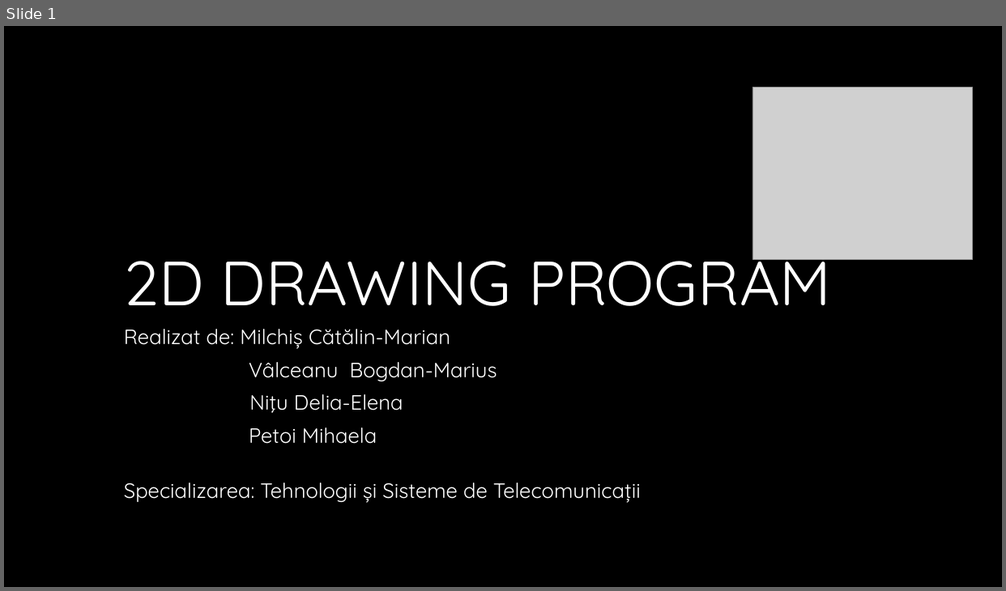
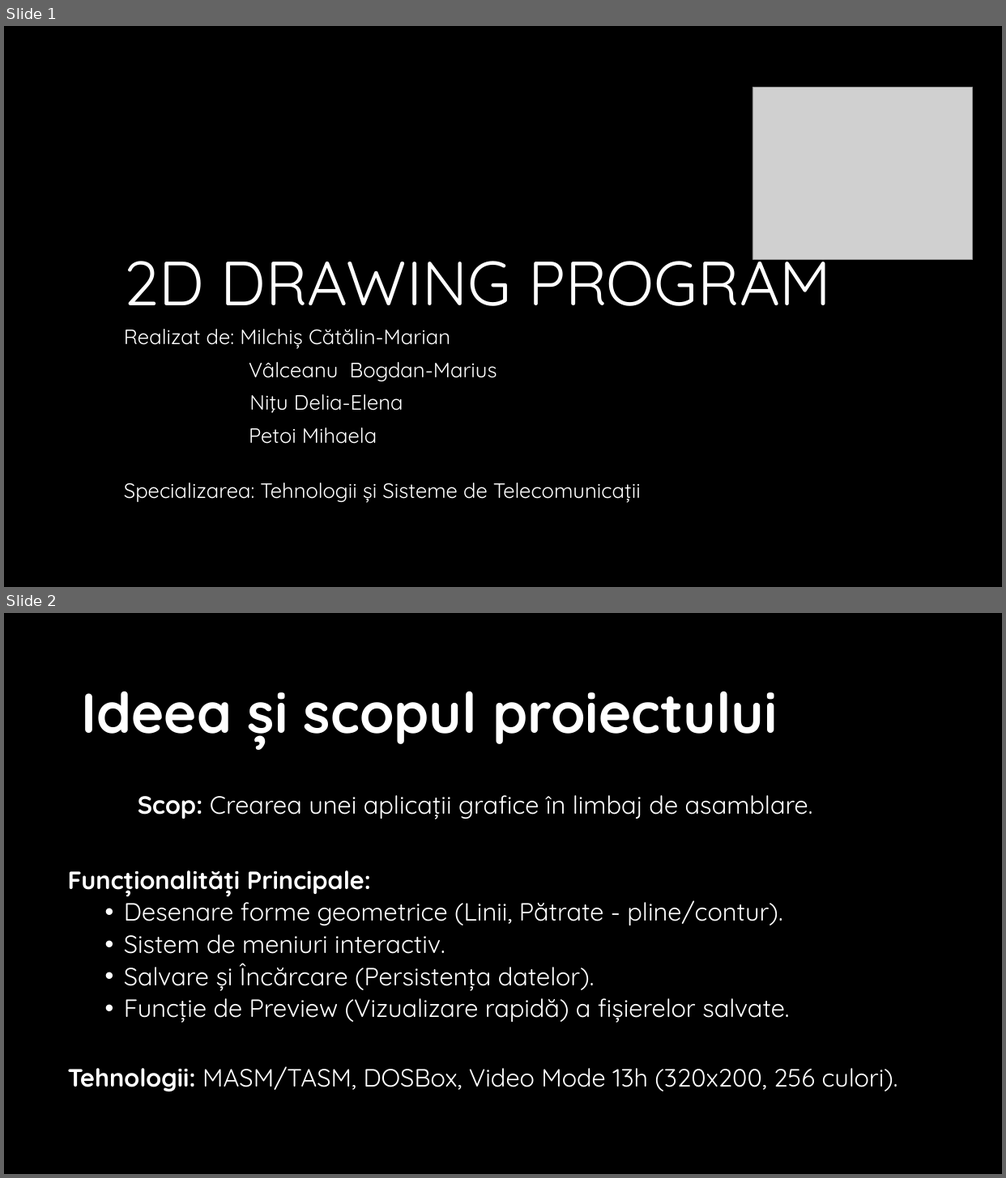
Before and after one commit to DarkSoulEngineer/DOS-X_ASM, a slide deck: docs/Proiect_Mic.pptx. Shown one above the other, each under a label of ours: slide 1 before the commit, slides 1 and 2 after it. The pictures are 1006x591 and 1006x1178 pixels, drawn with LibreOffice and Linux fonts; fonts in the diff are those of the drawing; grey boxes stand for pictures; background and template pictures are left out. Boxes give left, top, right and bottom in pixels: in the first picture for what was removed or moved away, otherwise in the second. Text is boxed around its words. In the diff, an @@ line names an element or a change of style, - is before the commit and + after.

```diff
--- a/docs/Proiect_Mic.pptx
+++ b/docs/Proiect_Mic.pptx
@@ slide 2 added at box(4, 613, 1002, 1174), background #000000 @@
@@ text added at box(68, 691, 898, 1092), 24 pt, text #FFFFFF @@
+Ideea și scopul proiectului
+Scop: Crearea unei aplicații grafice în limbaj de asamblare.
+Funcționalități Principale:
+  • Desenare forme geometrice (Linii, Pătrate - pline/contur).
+  • Sistem de meniuri interactiv.
+  • Salvare și Încărcare (Persistența datelor).
+  • Funcție de Preview (Vizualizare rapidă) a fișierelor salvate.
+Tehnologii: MASM/TASM, DOSBox, Video Mode 13h (320x200, 256 culori).
```
Also in this commit, not shown: 2 slides changed, 3 other slides added, 2 slides removed, 11 other files.
